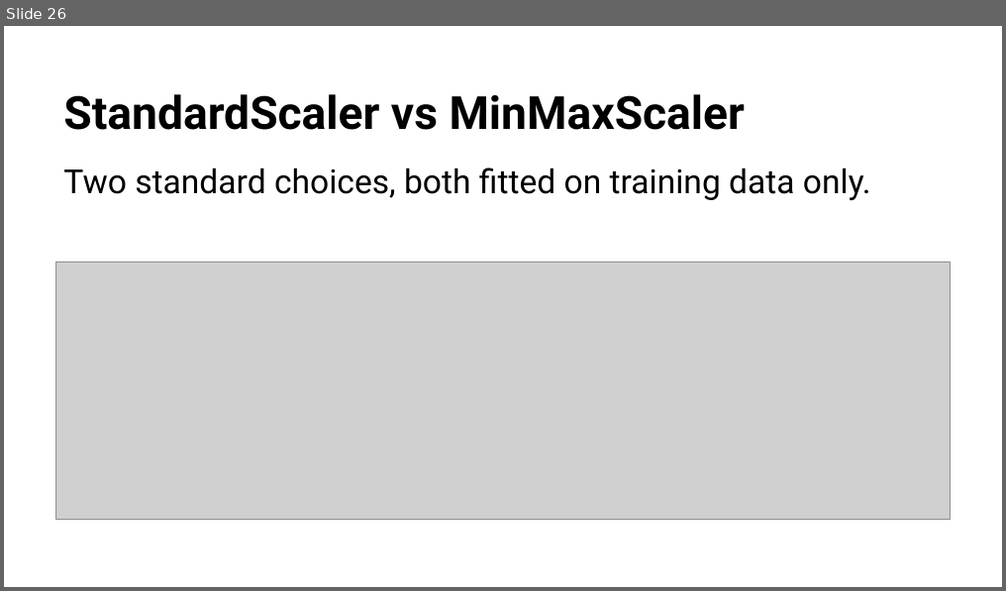
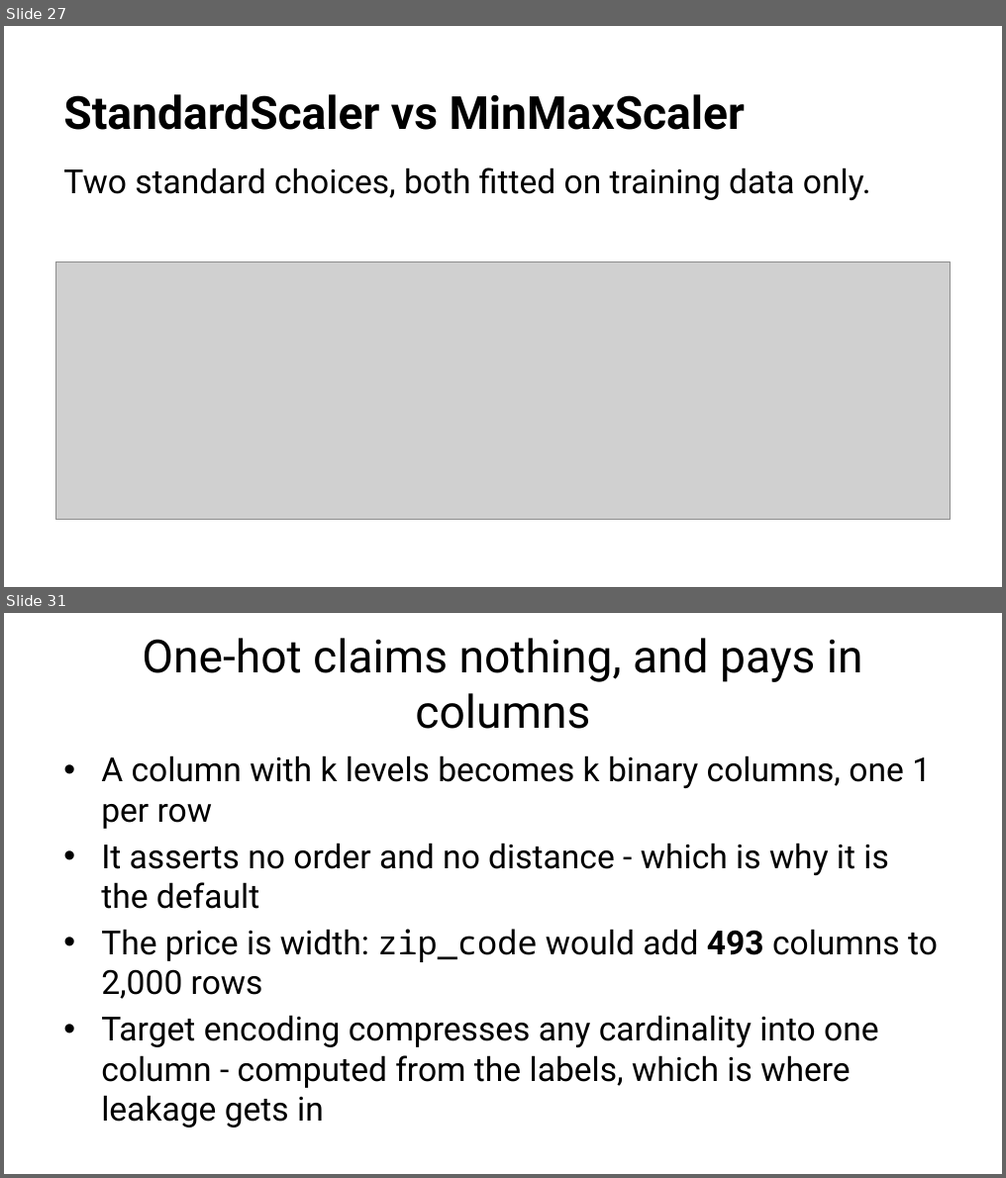
Before and after one commit to fabioantonini/technologies-for-artificial-intelligence, a slide deck: Lessons/02_data_exploration_and_preparation/Slides/data_exploration_and_preparation_slides.pptx. Shown one above the other, each under a label of ours: slide 26 before the commit, slides 27 and 31 after it; the slides between them are not shown. The pictures are 1006x591 and 1006x1178 pixels, drawn with LibreOffice and Linux fonts; fonts in the diff are those of the drawing; grey boxes stand for pictures; background and template pictures are left out. Boxes give left, top, right and bottom in pixels: in the first picture for what was removed or moved away, otherwise in the second. Text is boxed around its words. In the diff, an @@ line names an element or a change of style, - is before the commit and + after.

```diff
--- a/Lessons/02_data_exploration_and_preparation/Slides/data_exploration_and_preparation_slides.pptx
+++ b/Lessons/02_data_exploration_and_preparation/Slides/data_exploration_and_preparation_slides.pptx
@@ slide 31 added at (4,613,1002,1174), background #FFFFFF @@
@@ title added at (142,638,863,729), 33 pt, text #1A1A1A @@
+One-hot claims nothing, and pays in columns
@@ text added at (101,756,938,1128), 24 pt, text #1A1A1A @@
+• A column with k levels becomes k binary columns, one 1 per row
+• It asserts no order and no distance - which is why it is the default
+• The price is width: zip_code would add 493 columns to 2,000 rows
+• Target encoding compresses any cardinality into one column - computed from the labels, which is where leakage gets in
@@ what was slide 26 is now slide 27 @@
```
Also in this commit, not shown: 9 slides changed, 4 other slides added, 2 slides removed, 15 other files.
